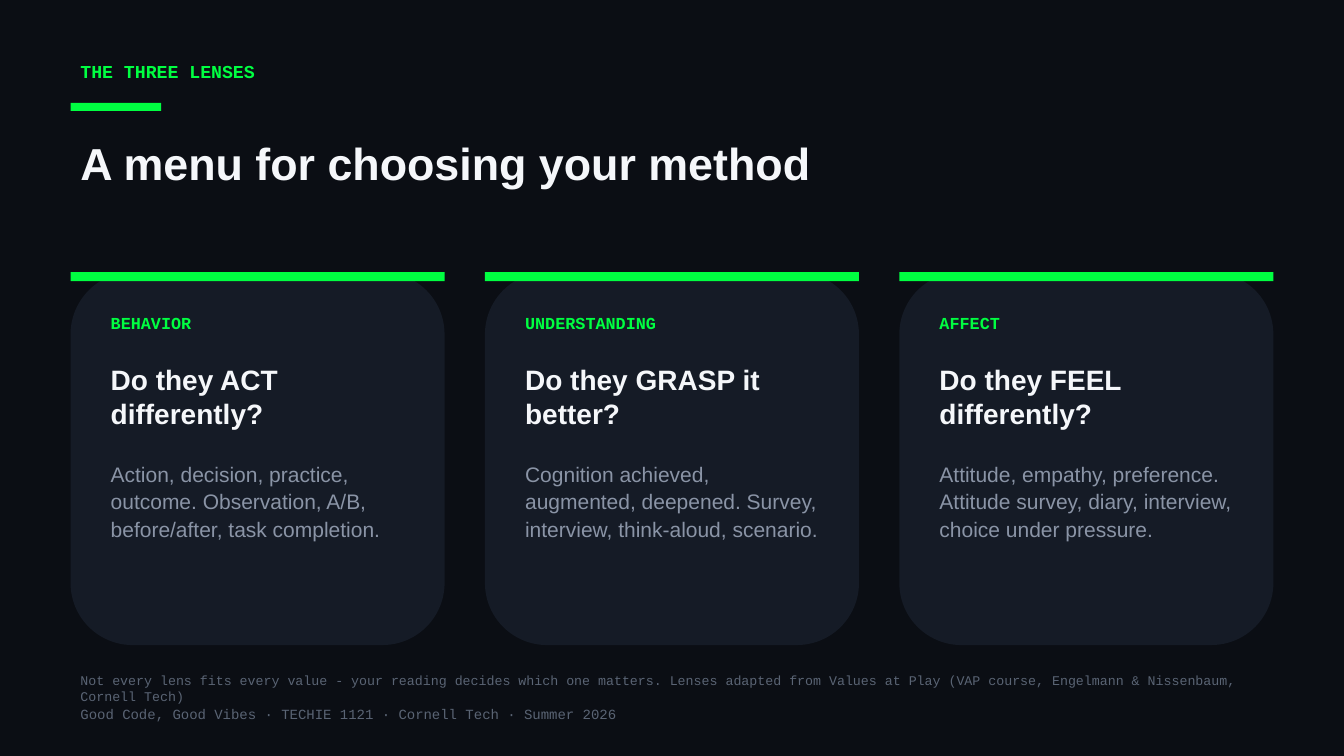
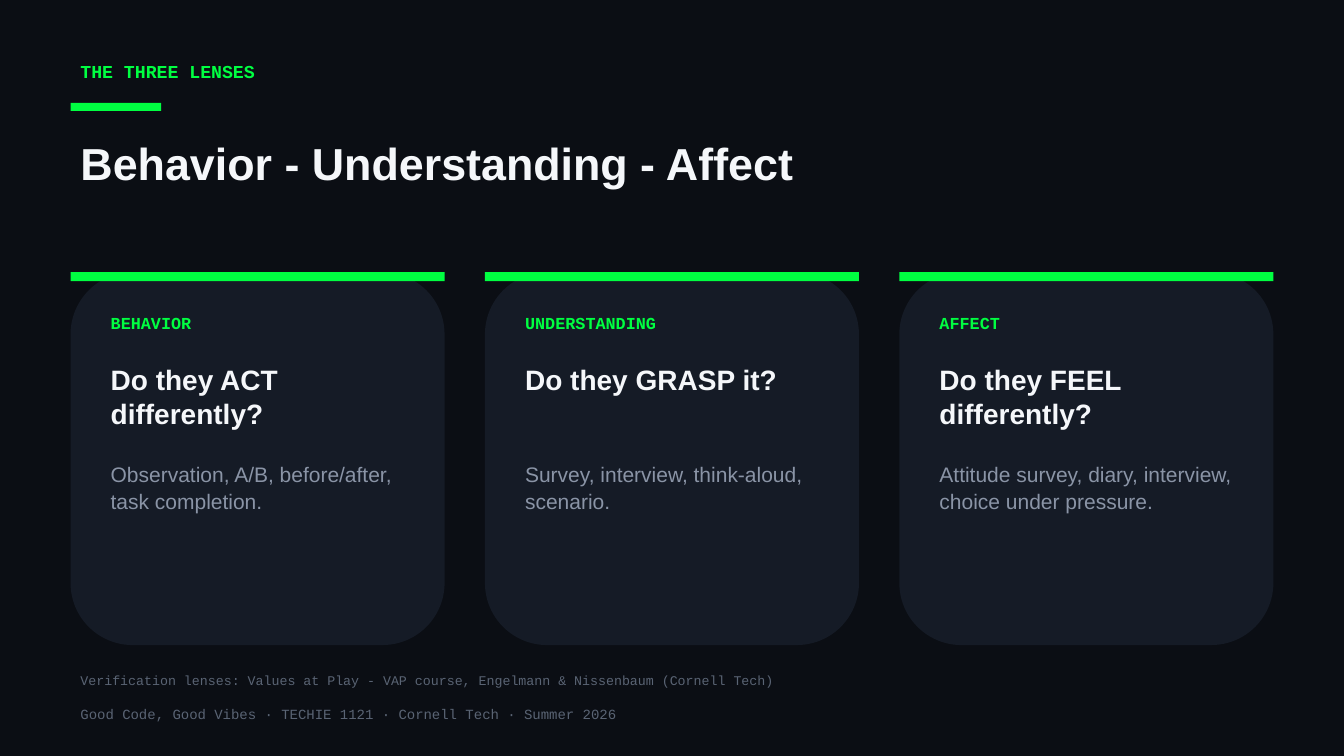
Before and after one commit to Cornell-Tech-Vibe-Coding-Summer-2026/website, a slide deck: slide 23 of slides/Week3-Tue-User-Testing-II.pptx (slide 7 before the commit). Drawn at 1344x756 pixels with LibreOffice and Linux fonts; fonts in the diff are those of the drawing. Boxes give left, top, right and bottom in pixels: in the first picture for what was removed or moved away, otherwise in the second. Text is boxed around its words. In the diff, an @@ line names an element or a change of style, - is before the commit and + after.

```diff
--- a/slides/Week3-Tue-User-Testing-II.pptx
+++ b/slides/Week3-Tue-User-Testing-II.pptx
@@ text at bbox=[80, 147, 793, 189]: text changed @@
-A menu for choosing your method
+Behavior - Understanding - Affect
@@ text at bbox=[525, 369, 777, 395]: text changed @@
-Do they GRASP it better?
+Do they GRASP it?
@@ text at bbox=[111, 467, 392, 514]: text changed @@
-Action, decision, practice, outcome. Observation, A/B, before/after, task completion.
+Observation, A/B, before/after, task completion.
@@ text at bbox=[525, 467, 802, 509]: text changed @@
-Cognition achieved, augmented, deepened. Survey, interview, think-aloud, scenario.
+Survey, interview, think-aloud, scenario.
@@ text at bbox=[939, 467, 1231, 514]: text changed @@
-Attitude, empathy, preference. Attitude survey, diary, interview, choice under pressure.
+Attitude survey, diary, interview, choice under pressure.
@@ text at bbox=[80, 675, 774, 688]: text changed @@
-Not every lens fits every value - your reading decides which one matters. Lenses adapted from Values at Play (VAP course, Engelmann & Nissenbaum, Cornell Tech)
+Verification lenses: Values at Play - VAP course, Engelmann & Nissenbaum (Cornell Tech)
```
Also in this commit, not shown: 14 other slides changed, 16 slides added, 3 slides removed, 12 other files.
